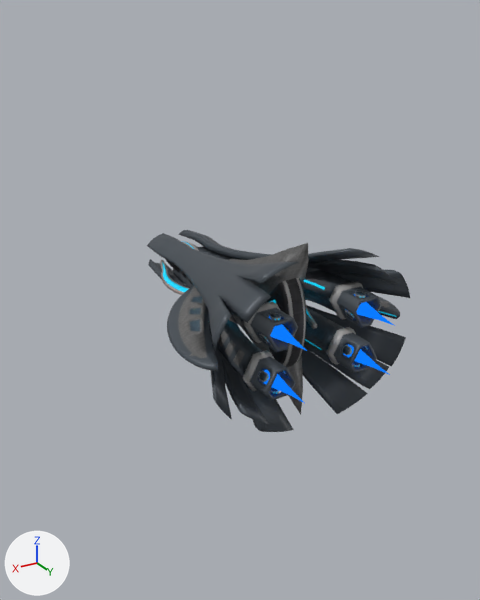
A saved change to the glTF model gfx/ship3d/certitude/certitude.gltf.
The view is the same before and after, from a 50 mm lens placed at (7.99, 13.07, 6.45), pointed at (0.1, -0.08, -0.12). Every picture has the same lights, and +X, +Y and +Z are marked at lower left. Where no turn or scale is listed for an object, it has been applied to the vertices.

The first picture shows 'base_glow', 'glow'.
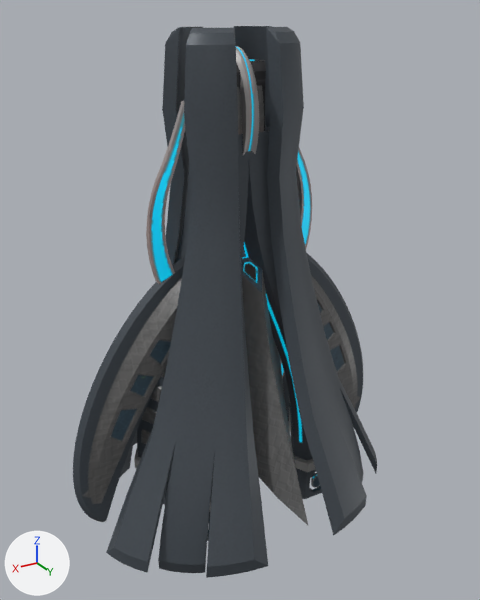
What changed in the scene script:
```text
Add img_certitude_emission:
    img_certitude_emission = load_image('certitude_emission', 'certitude_emission.png', 1024, 1024, 'sRGB')
Add img_certitude_normal:
    img_certitude_normal = load_image('certitude_normal', 'certitude_normal.png', 1024, 1024, 'Non-Color')
Add img_certitude_diffuse:
    img_certitude_diffuse = load_image('certitude_diffuse', 'certitude_diffuse.png', 1024, 1024, 'sRGB')
Change mat_base:
    where n2 = _N.new('ShaderNodeTexImage'); n2.name = 'Image Texture'
    n2.image: img_certitudeglo -> img_certitude_emission
    where n3 = _N.new('ShaderNodeTexImage'); n3.name = 'Image Texture.001'
    n3.image: img_certitude -> img_certitude_diffuse
    where n5 = _N.new('ShaderNodeTexImage'); n5.name = 'Image Texture.002'
    n5.image: img_certitudenorm -> img_certitude_normal
Add me_base_1:
    me_base_1.from_pydata(...)  # 3358 vertices, 6736 faces; spans x -4.64..4.64, y -3.5..3.5, z -6.29..6.2
    me_base_1.materials.append(mat_base)
Remove ob_glow:
    ob_glow = bpy.data.objects.new('glow', me_cylinder11_copy13_001)
    ob_glow.location = (0.0, -0.5, 0.0)
Change ob_base_glow:
    ob_base_glow: bpy.data.objects.new('base_glow', me_base) -> bpy.data.objects.new('base_glow', me_base_1)
```

Where the change shows, as pixel boxes (x1, y1, x2, y2) in the pictures (480 x 600 px):
'base_glow', surface changed, reshaped (16% wider, 172% taller): before (147, 230, 410, 432); after (73, 26, 377, 578)
'glow', deleted: before (264, 294, 395, 403)
